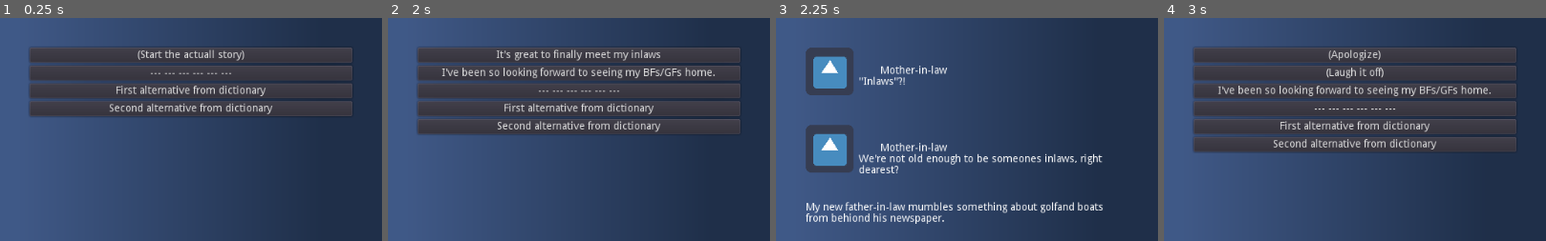
Above: before the commit, frames 1-4 (left to right).
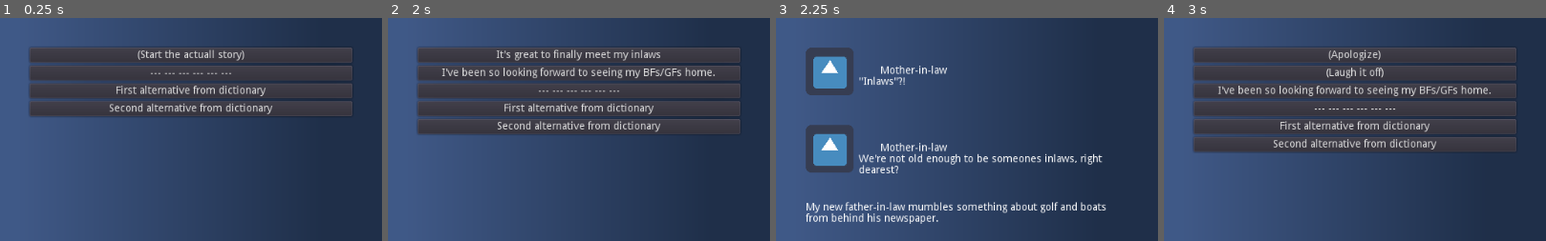
Above: after the commit, the same moments.

Repository: jordgubben/gw24-fam-andersson
Game: Godot game, scene res://FamilyDinner.tscn
Same seed, same stepped clock (60 frames per second), same inputs: the game is played once before the commit and once after it. The engine's default icon, where the game draws it, is replaced by a stand-in: a white triangle on a blue panel in a dark square.
Inputs:
- Up to frame 1 (0.25 s): no input
- Up to frame 2 (2 s): click "(Start the actuall story)" at 0.5 s; click "Continue.." at 1.25 s
- Up to frame 3 (2.25 s): click "It's great to finally meet my…" at 2 s
- Up to frame 4 (3 s): click "Continue.." at 2.75 s
The pictures show only the part of the screen within x 50-100%, y 0-50%; the shares and areas given below are measured in that part.

Frames 1-2 are identical in both runs. In frame 3, 0.7% of the frame differs, in the area x 20-87%, y 82-93%; in frame 4, nothing differs.

Commit message:
Fix various typos etc. in the intro narrative

Diff:
--- a/FamilyDinner.gd
+++ b/FamilyDinner.gd
@@ -29,8 +29,8 @@
 		{S: "mother-in-law", "text": "\"Inlaws\"?!"},
 		{S: "mother-in-law",
 			"text": "We're not old enough to be someones inlaws, right dearest?"},
-		{	"text": "My new father-in-law mumbles something about [b]golf[/b]" +
-					"and [b]boats[/b] from behiond his newspaper."},
+		{	"text": "My new father-in-law mumbles something about [b]golf[/b] " +
+					"and [b]boats[/b] from behind his newspaper."},
 	]),
 	"start->inlaws->apologize": ConversationSegment.new("(Apologize)", [
 		{"passed": "start->inlaws"},
@@ -74,9 +74,9 @@
 	], [
 		{"text": "My mother-in-law struggles to stay humble, whilst truly beaming with pride."},
 		{S: "mother-in-law", "text": "Well, it might be an old place."},
-		{S: "mother-in-law", "text": "Despit that I do think we've managed to creat a home filled with warmth."},
+		{S: "mother-in-law", "text": "Despit that I do think we've managed to creat a cozy home filled with love."},
 		{S: "father-in-law", "text": "Except when the boiler breaks or pipes jam."},
-		{S: "father-in-law", "text": "Then it's a place cold filed with bills."},
+		{S: "father-in-law", "text": "Then it's a cold home filled with bills."},
 		{S: "mother-in-law", "text": "Hmpf.. The house you wanted was.."},
 		{"text": "Suddenly. The kitchen timer rings."},
 		{"text": "My mother-in-law marches out into the next room."},
